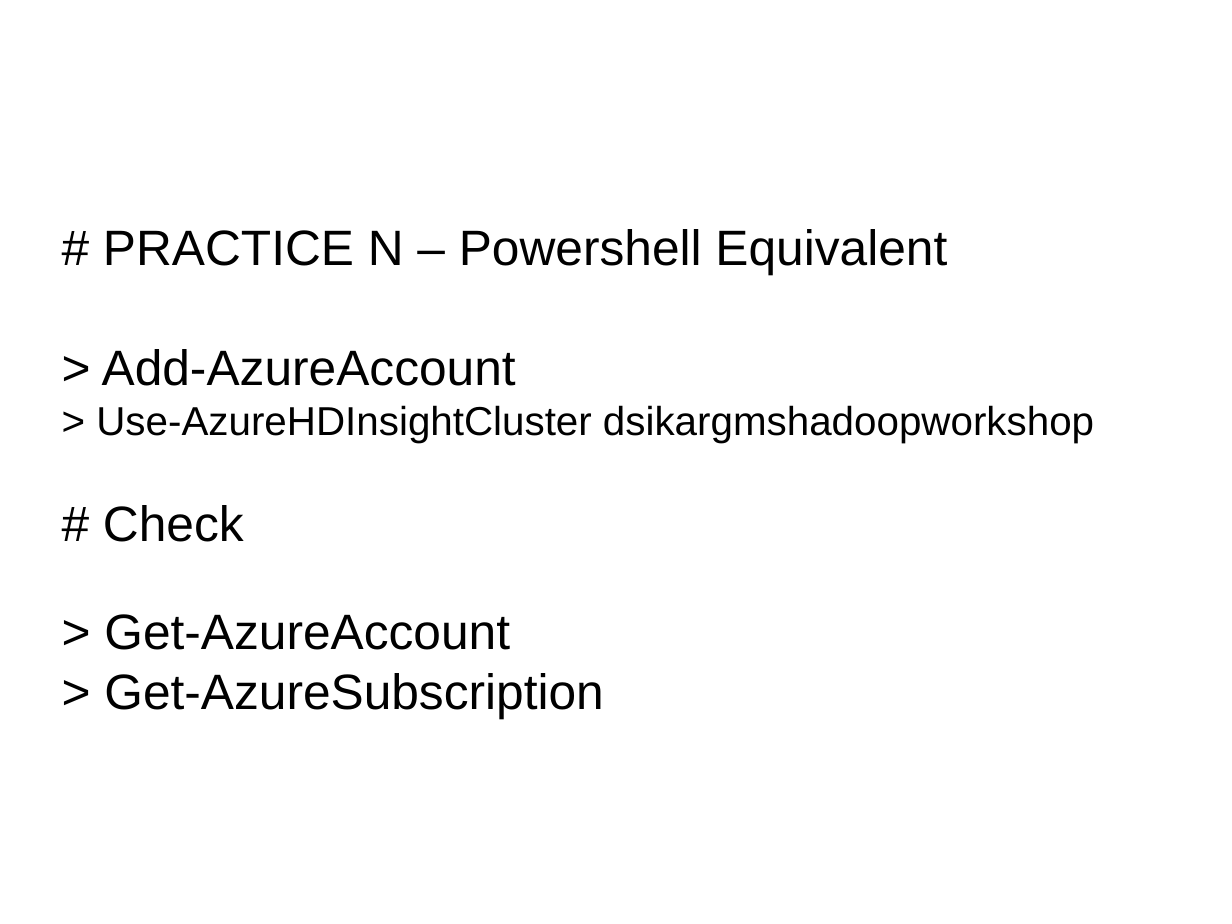
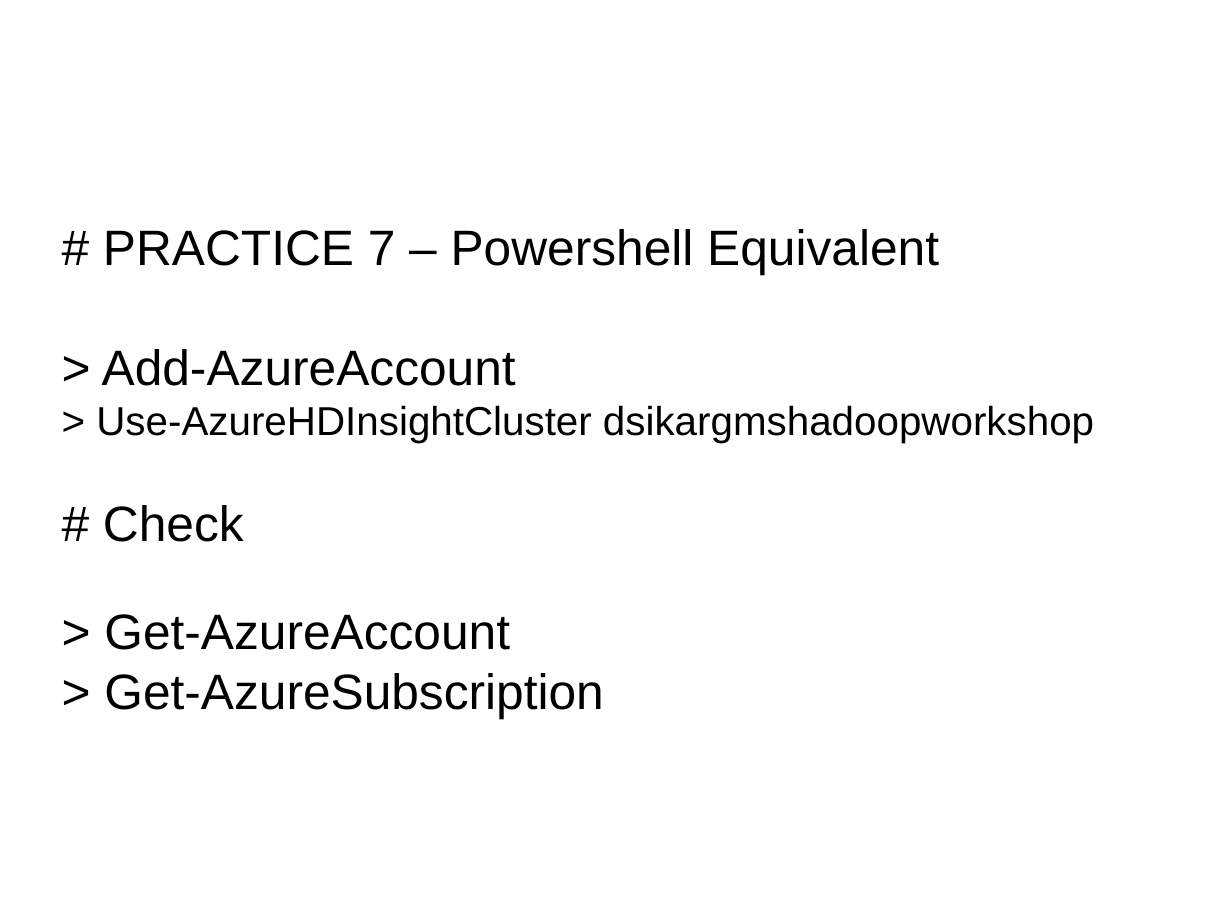
Before and after one commit to dsikar/GMSHadoopWorkshop, a slide deck: slide 10 of slides/06-RunningHadoopOnAzure.odp. Drawn at 1232x924 pixels with LibreOffice and Linux fonts; fonts in the diff are those of the drawing; background and template pictures are left out. Boxes give left, top, right and bottom in pixels: in the first picture for what was removed or moved away, otherwise in the second. Text is boxed around its words. In the diff, an @@ line names an element or a change of style, - is before the commit and + after.

```diff
--- a/slides/06-RunningHadoopOnAzure.odp
+++ b/slides/06-RunningHadoopOnAzure.odp
@@ subtitle at <box>103,229,939,275</box>: text changed @@
-# PRACTICE N – Powershell Equivalent
+# PRACTICE 7 – Powershell Equivalent
```
Also in this commit, not shown: 5 other slides changed, 1 slide removed, 6 other files.
